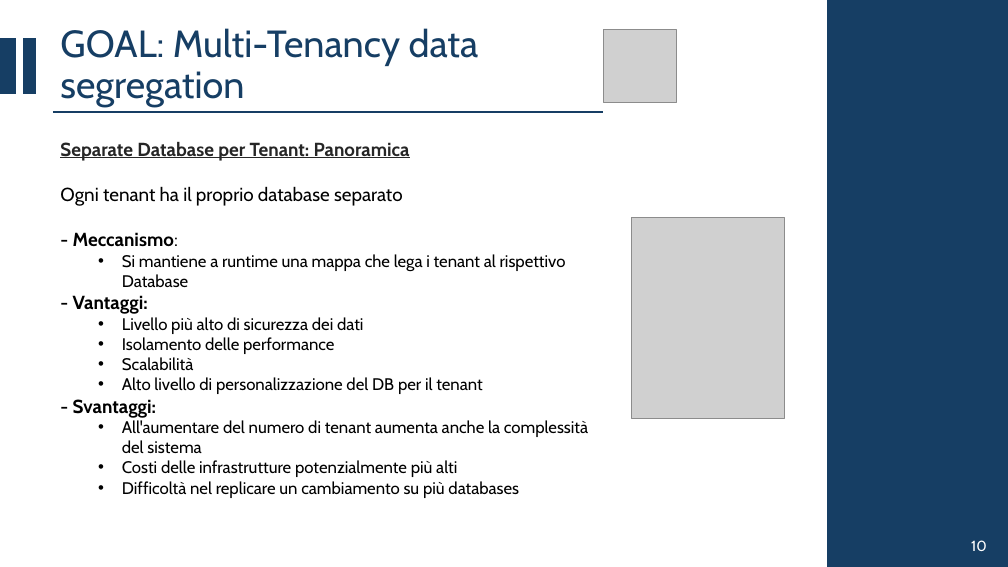
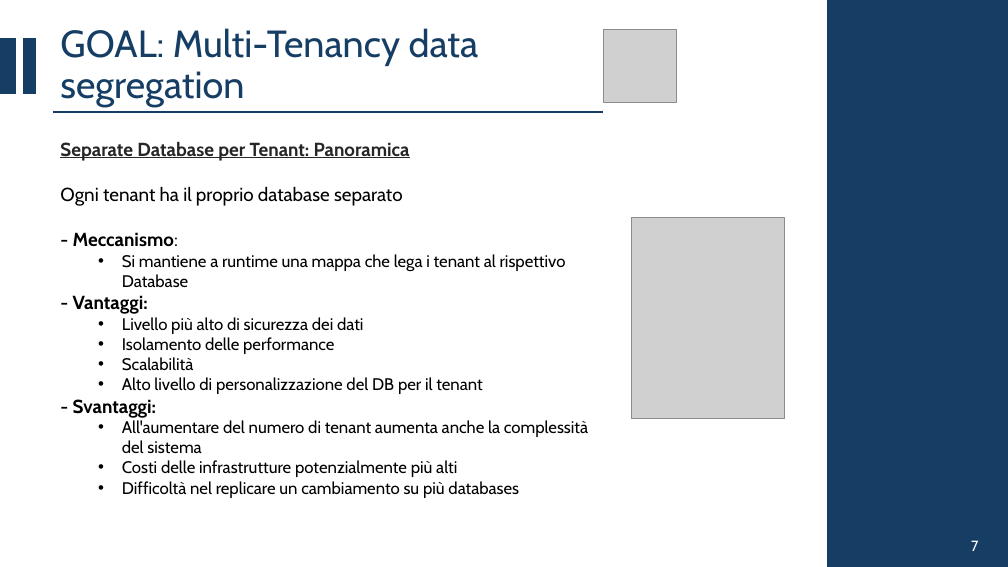
Before and after one commit to CSW-Teams/MS3-docs, a slide deck: slide 7 of ShiftsHappen/Sprint 3/CSW Sprint 3.pptx (slide 8 before the commit). Drawn at 1008x567 pixels with LibreOffice and Linux fonts; fonts in the diff are those of the drawing; grey boxes stand for pictures. Boxes give left, top, right and bottom in pixels: in the first picture for what was removed or moved away, otherwise in the second. Text is boxed around its words. In the diff, an @@ line names an element or a change of style, - is before the commit and + after.

```diff
--- a/ShiftsHappen/Sprint 3/CSW Sprint 3.pptx
+++ b/ShiftsHappen/Sprint 3/CSW Sprint 3.pptx
@@ text at <box>971,540,978,551</box>: text changed @@
-10
+7
```
Also in this commit, not shown: 16 other slides changed, 1 slide removed.
